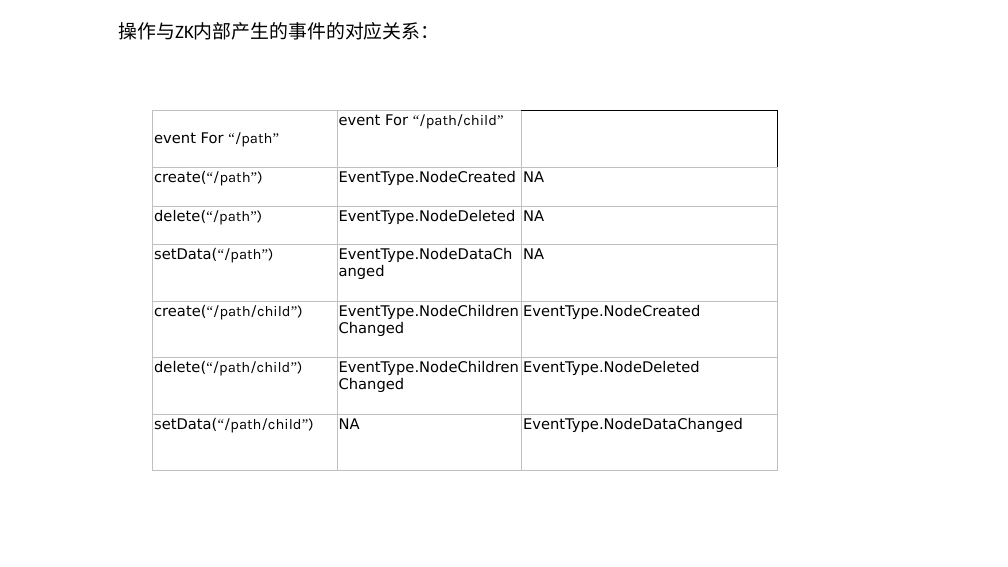
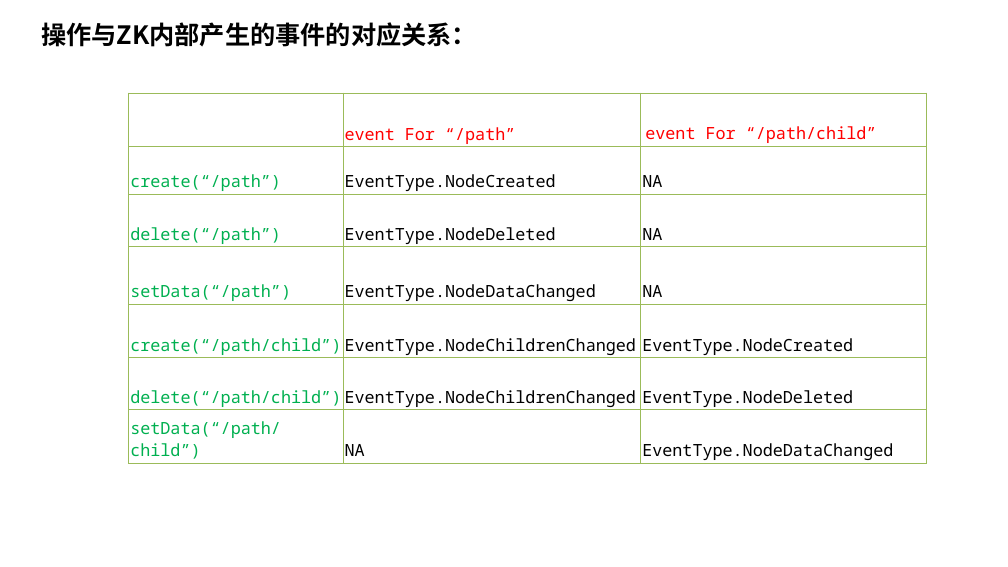
Before and after one commit to happyfucheng/JavaStudy, a slide deck: slide 9 of doc/zookeeper/zookeeper.pptx (slide 6 before the commit). Drawn at 1008x567 pixels with LibreOffice and Linux fonts; fonts in the diff are those of the drawing; background and template pictures are left out. Boxes give left, top, right and bottom in pixels: in the first picture for what was removed or moved away, otherwise in the second. Text is boxed around its words. In the diff, an @@ line names an element or a change of style, - is before the commit and + after.

```diff
--- a/doc/zookeeper/zookeeper.pptx
+++ b/doc/zookeeper/zookeeper.pptx
@@ text "操作与ZK内部产生的事件的对应关系：": place and size @@
-text "操作与ZK内部产生的事件的对应关系：" at [119, 22, 440, 40]
+text "操作与ZK内部产生的事件的对应关系：" at [41, 22, 477, 47]
@@ text "操作与ZK内部产生的事件的对应关系：" at [41, 22, 477, 47]: size 18 to 24 pt, font Calibri to Noto Sans CJK SC, bold on @@
@@ table at [129, 93, 927, 464] @@
-row 1: event For “/path” | event For “/path/child” | 
+row 1:  | event For “/path” | event For “/path/child”
@@ fill #FFFFFF to none in 19 cells @@
@@ size 14 to 16 pt, font DejaVu Sans to Noto Sans Mono in "create(“/path”)", "EventType.NodeCreated", "NA", "delete(“/path”)" and 14 more places @@
@@ font Times New Roman to Noto Sans Mono, font Karla to Noto Sans Mono, text colour #000000 to #00B050 in "create(“/path”)", "delete(“/path”)", "setData(“/path”)", "create(“/path/child”)" and 2 more places @@
@@ borders changed @@
@@ table: place and size @@
-table at [153, 111, 778, 471]
+table at [129, 93, 927, 464]
```
Also in this commit, not shown: 5 other slides changed, 6 slides added, 3 slides removed, 46 other files.
